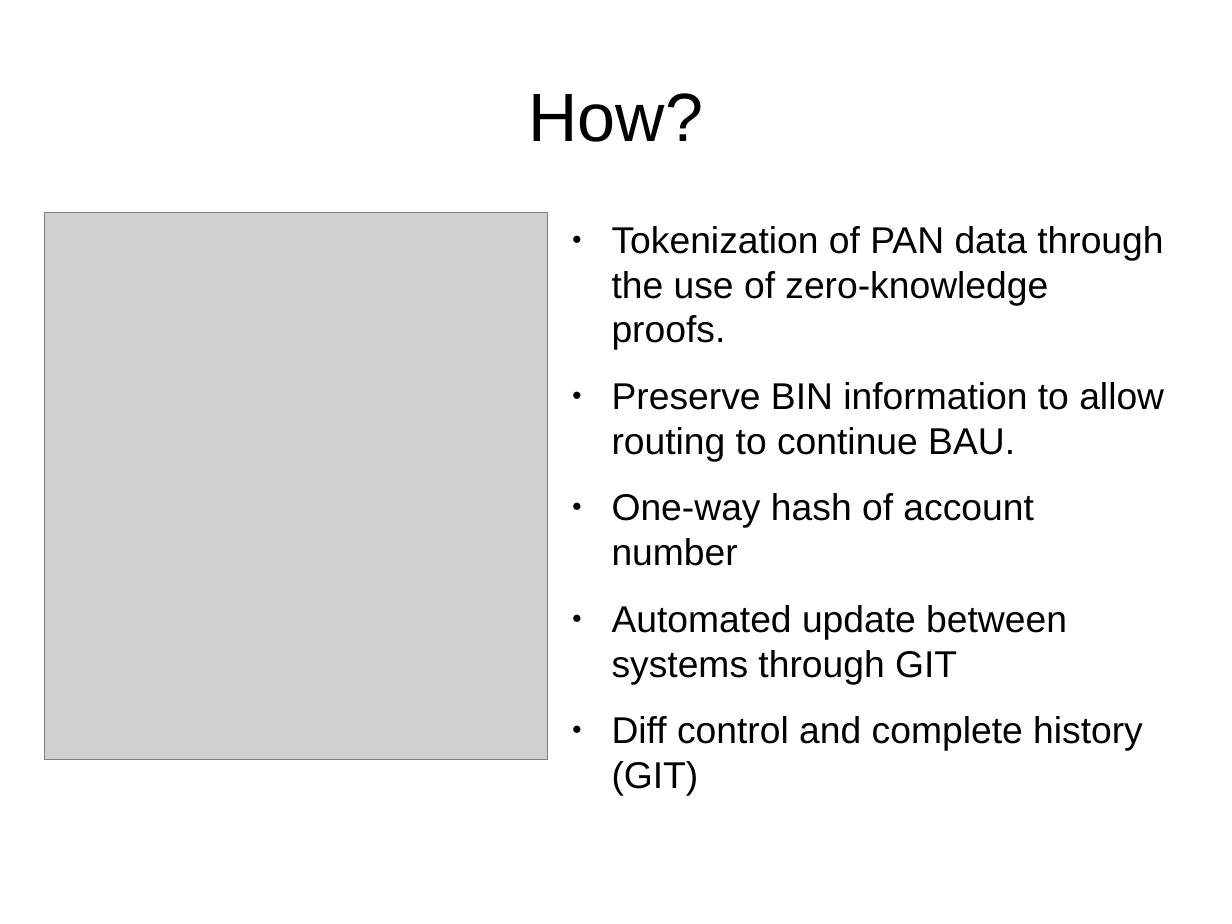
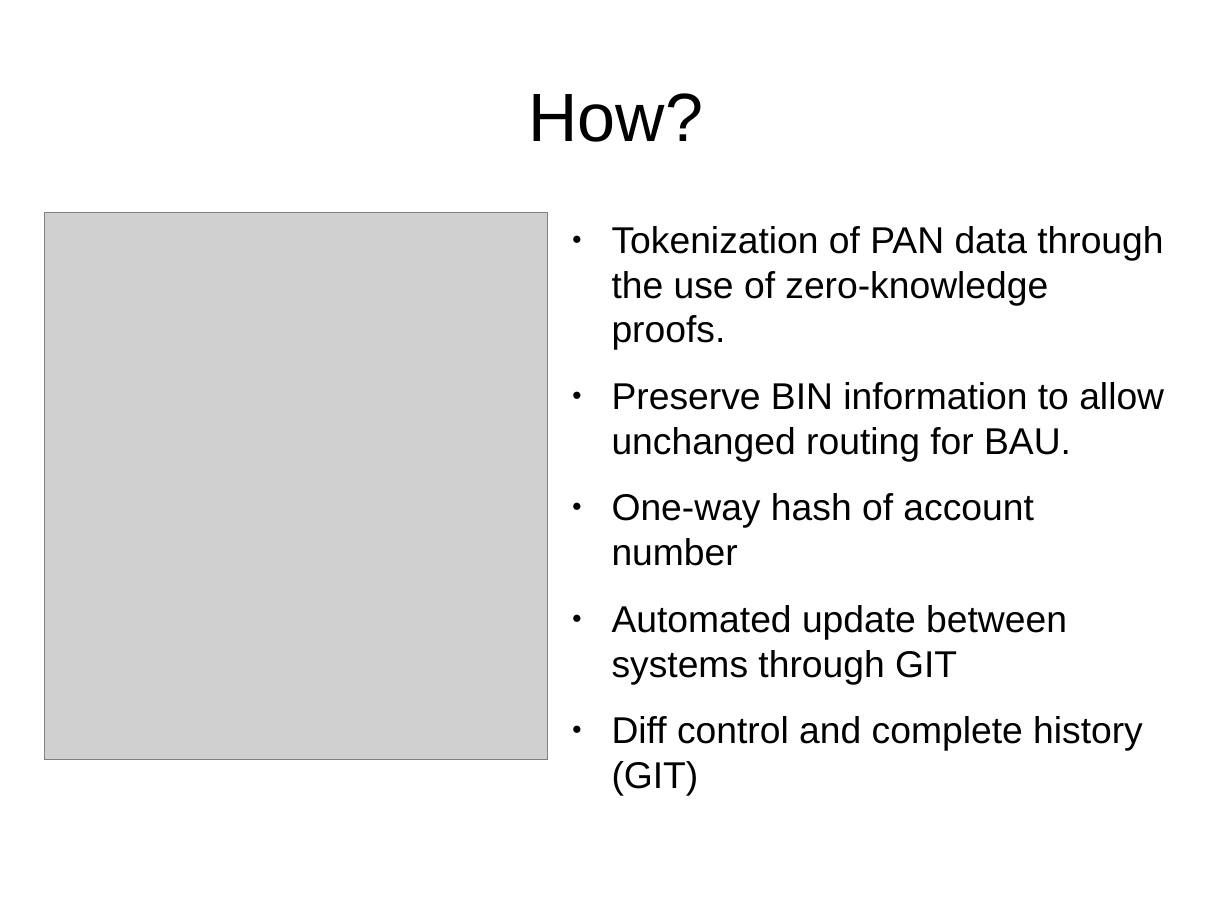
Before and after one commit to The-inside-man/tokenization-station, a slide deck: slide 3 of Presentation/TokenizationStation.odp. Drawn at 1232x924 pixels with LibreOffice and Linux fonts; fonts in the diff are those of the drawing; grey boxes stand for pictures. Boxes give left, top, right and bottom in pixels: in the first picture for what was removed or moved away, otherwise in the second. Text is boxed around its words. In the diff, an @@ line names an element or a change of style, - is before the commit and + after.

```diff
--- a/Presentation/TokenizationStation.odp
+++ b/Presentation/TokenizationStation.odp
@@ text at [612,382,1164,462]: text changed @@
-● Preserve BIN information to allow routing to continue BAU.
+● Preserve BIN information to allow unchanged routing for BAU.
```
Also in this commit, not shown: 3 other slides changed, 6 other files.
